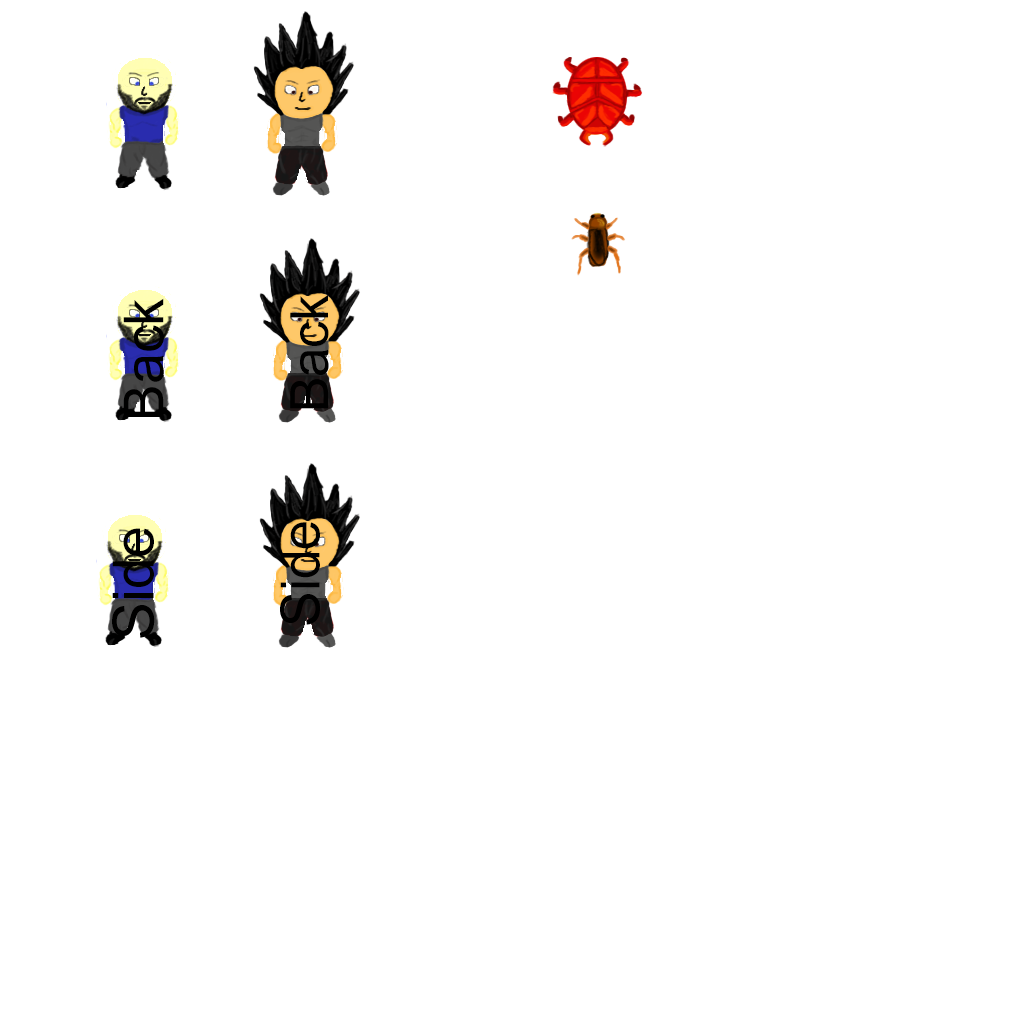
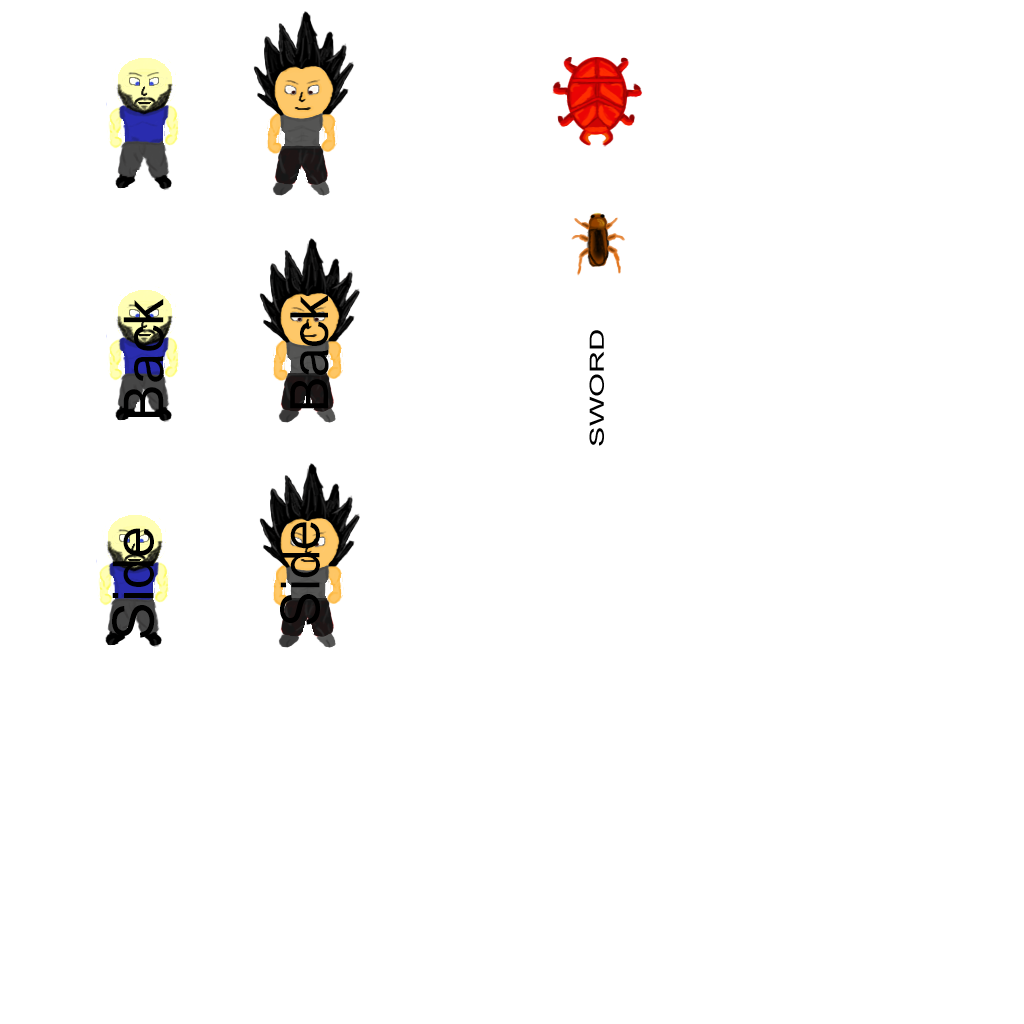
Before/after of a 1024×1024 layered artwork. What changed in the layer stack:
added layer "SWORD" above "Side" over <box>589,330,604,446</box>
